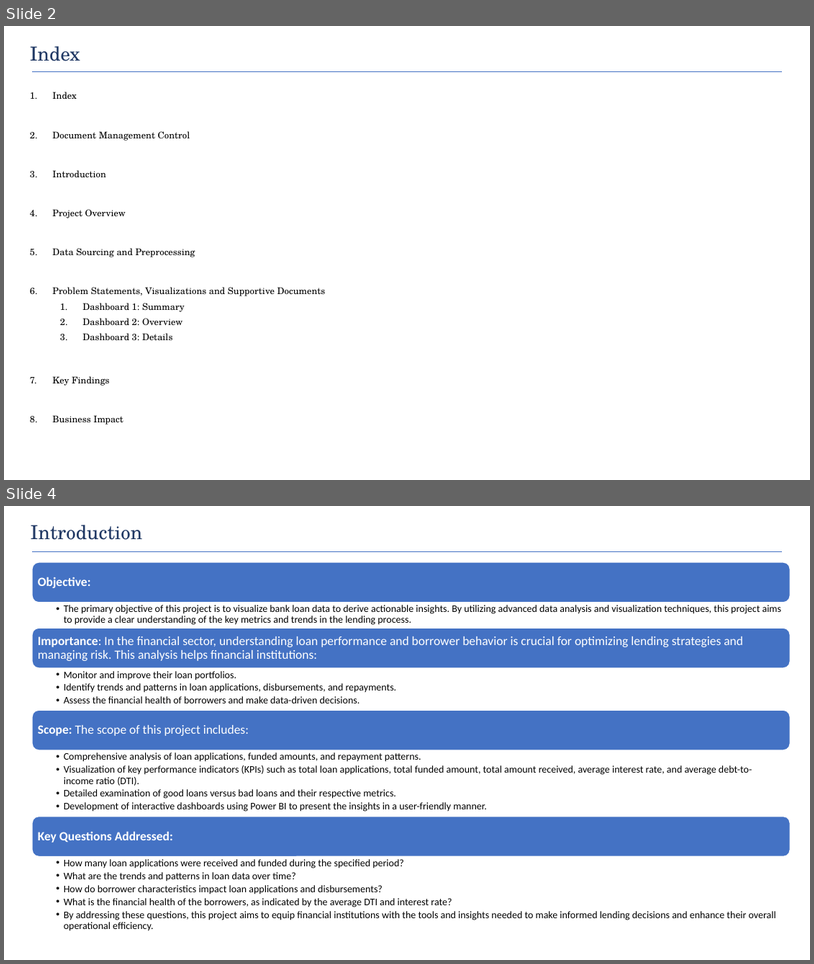
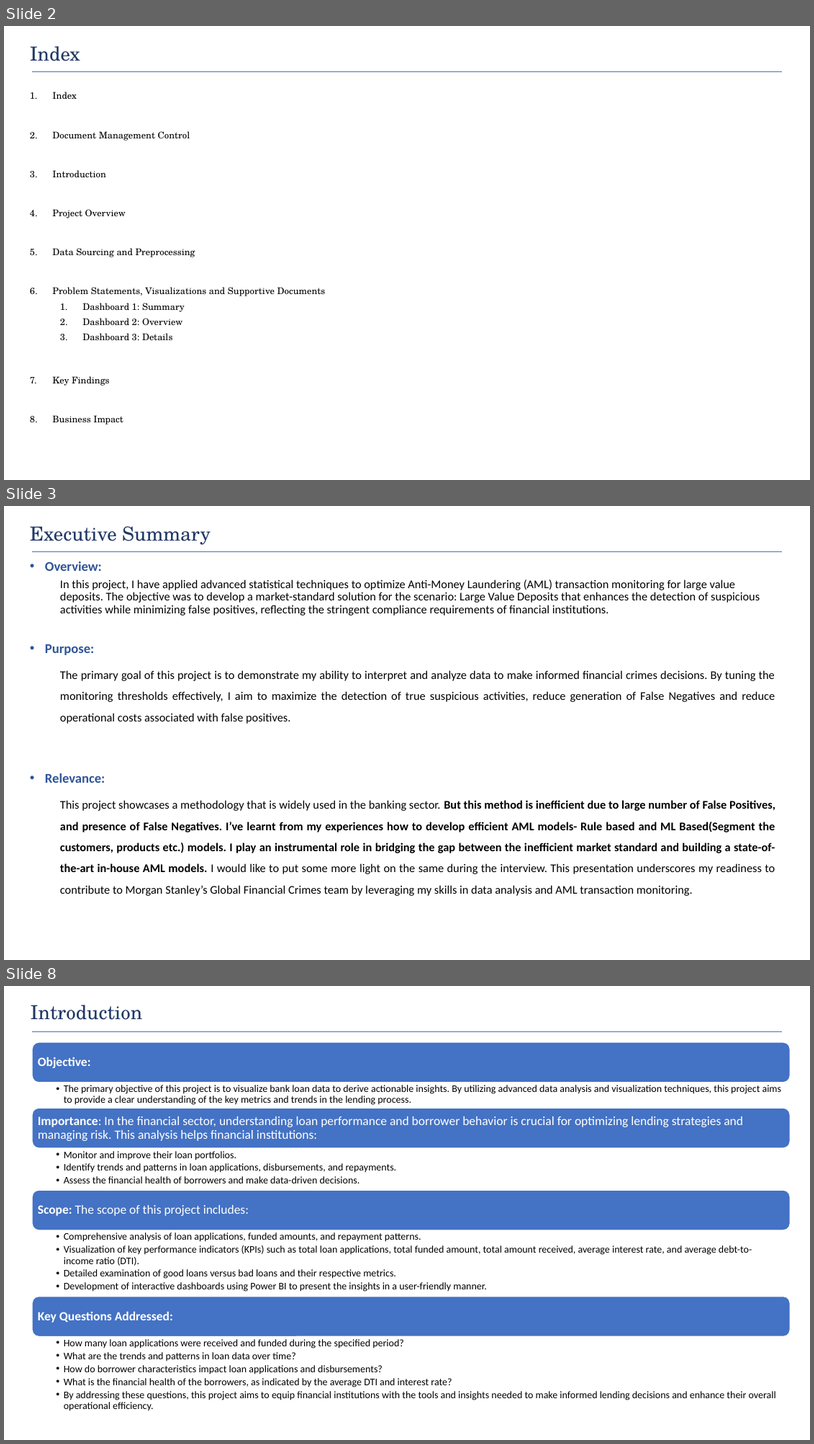
Before and after one commit to ds-souvik/Threshold-Tuning-for-Anti-Money-Laundering-AML-Scenario, a slide deck: AML Tuning.pptx. Shown one above the other, each under a label of ours: slides 2 and 4 before the commit, slides 2, 3 and 8 after it; the slides between them are not shown. The pictures are 814x964 and 814x1444 pixels, drawn with LibreOffice and Linux fonts; fonts in the diff are those of the drawing. Boxes give left, top, right and bottom in pixels: in the first picture for what was removed or moved away, otherwise in the second. Text is boxed around its words. In the diff, an @@ line names an element or a change of style, - is before the commit and + after.

Commit message:
Updated the AML_Tuning notebook and AML Tuning presentation

```diff
--- a/AML Tuning.pptx
+++ b/AML Tuning.pptx
@@ slide 3 added at (4,506,810,960), background #FFFFFF @@
@@ text added at (30,526,211,545), 23 pt, text #203864 @@
+Executive Summary
@@ line added from (32, 551) to (782, 551), #4472C4 1 pt @@
@@ text added at (45,561,776,896), 14 pt, text #000000 @@
+• Overview:
+  In this project, I have applied advanced statistical techniques to optimize Anti-Money Laundering (AML) transaction monitoring for large value deposits. The objective was to develop a market-standard solution for the scenario: Large Value Deposits that enhances the detection of suspicious activities while minimizing false positives, reflecting the stringent compliance requirements of financial institutions.
+  • Purpose:
+  The primary goal of this project is to demonstrate my ability to interpret and analyze data to make informed financial crimes decisions. By tuning the monitoring thresholds effectively, I aim to maximize the detection of true suspicious activities, reduce generation of False Negatives and reduce operational costs associated with false positives.
+• Relevance:
+  This project showcases a methodology that is widely used in the banking sector. But this method is inefficient due to large number of False Positives, and presence of False Negatives. I’ve learnt from my experiences how to develop efficient AML models- Rule based and ML Based(Segment the customers, products etc.) models. I play an instrumental role in bridging the gap between the inefficient market standard and building a state-of-the-art in-house AML models. I would like to put some more light on the same during the interview. This presentation underscores my readiness to contribute to Morgan Stanley’s Global Financial Crimes team by leveraging my skills in data analysis and AML transaction monitoring.
@@ what was slide 4 is now slide 8 @@
```
Also in this commit, not shown: 4 other slides added, 1 slide removed, 5 other files.
